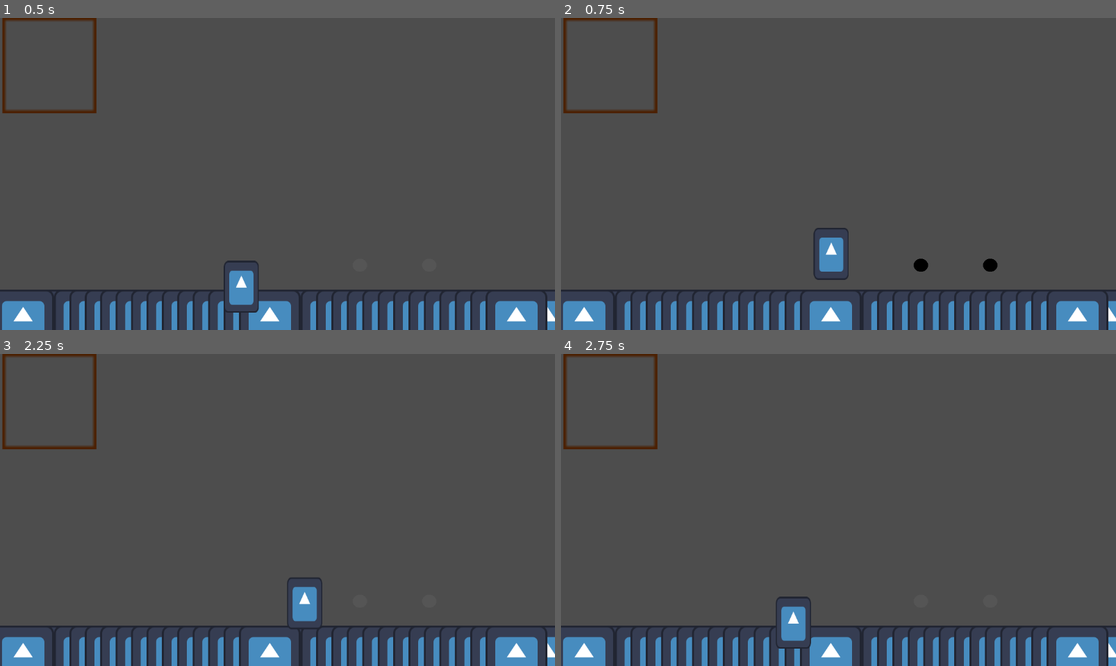
Above: before the commit, frames 1-4 (two rows, left to right).
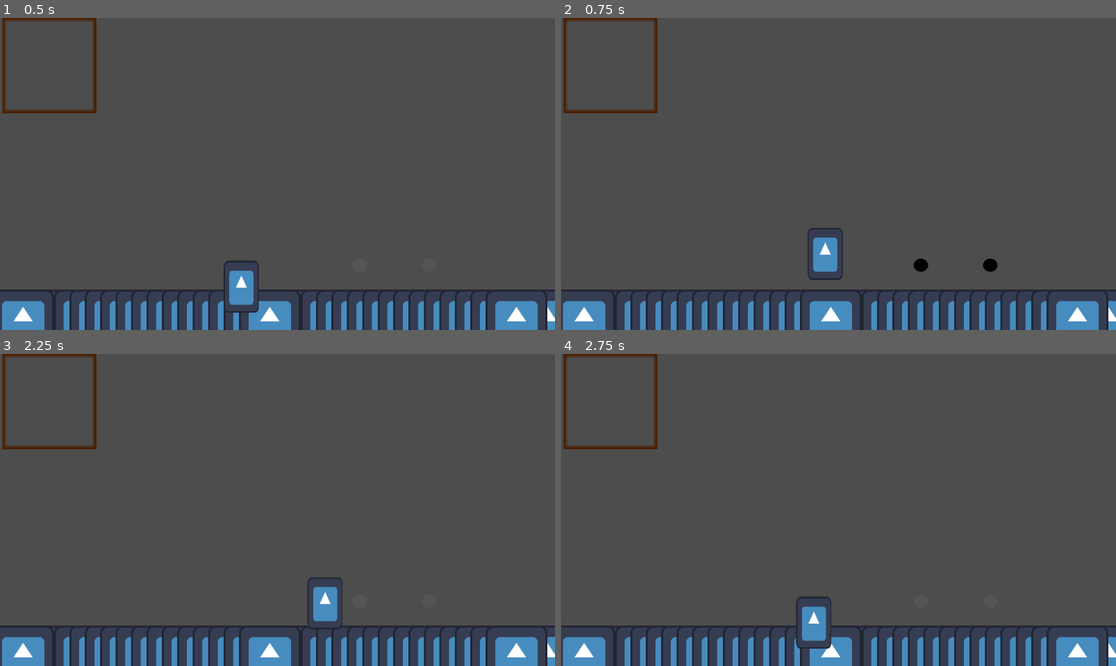
Above: after the commit, the same moments.

Repository: DanielKuhnDeAraujo/OutOfTime
Game: Godot game, scene res://secenes/jogo.tscn
Same seed, same stepped clock (60 frames per second), same inputs: the game is played once before the commit and once after it. The engine's default icon, where the game draws it, is replaced by a stand-in: a white triangle on a blue panel in a dark square.
Inputs:
- Up to frame 1 (0.5 s): no input
- Up to frame 2 (0.75 s): tap Enter (ui_accept) at 0.5 s; hold Right (ui_right) from 0.53 s (still down); tap V (futuro) at 0.6 s
- Up to frame 3 (2.25 s): tap Enter (ui_accept) at 0.77, 1.52 s; tap X (instanciar) at 1.35 s; release Right (ui_right) at 2.03 s; hold Left (ui_left) from 2.03 s (still down); tap C (passado) at 2.1 s
- Up to frame 4 (2.75 s): keep holding Left (ui_left)

Frame 1 is identical in both runs. In frame 2, 0.4% of the frame differs, in the area x 44-52%, y 67-84%; in frame 3, 1.0%; in frame 4, 1.1%, in the area x 38-49%, y 77-95%.

Commit message:
quero jogar com um hexblade multiclasse paladino

Diff:
--- a/scripts/player.gd
+++ b/scripts/player.gd
@@ -12,8 +12,11 @@
 var guardado  = false
 var viajando = false
 var direction
-const SPEED = 300.0
+const MAXSPEED = 300.0
+var SPEED: float
 const JUMP_VELOCITY = -400.0
+var aceleracao: float = 50
+var friccao: float = 70
 func _ready() -> void:
 	animated_sprite_2d_2.position.x = -47
 	area_2d.position.x=-47
@@ -31,11 +34,13 @@
 		# As good practice, you should replace UI actions with custom gameplay actions.
 		direction = Input.get_axis("ui_left", "ui_right")
 		if direction:
-			velocity.x = direction * SPEED
+			SPEED = move_toward(SPEED, MAXSPEED * direction, aceleracao)
+			velocity.x = SPEED
 			animated_sprite_2d_2.position.x = 47*direction
 			area_2d.position.x=47*direction
 		else:
-			velocity.x = move_toward(velocity.x, 0, SPEED)
+			SPEED = move_toward(SPEED, 0, friccao)
+			velocity.x = SPEED
 
 		move_and_slide()
 		if Input.is_action_pressed("pegar") and not guardado :
